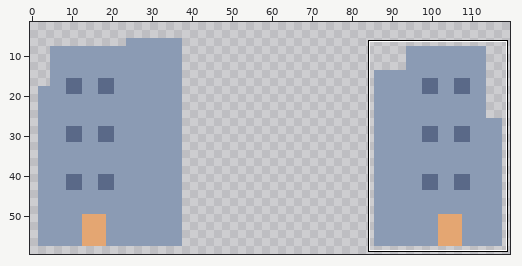
A pixel-art file gets an edit: art/map/map-region-apartment.aseprite. The picture above shows the old version from afar; the outline marks the close-up.
Close-up. Old version:
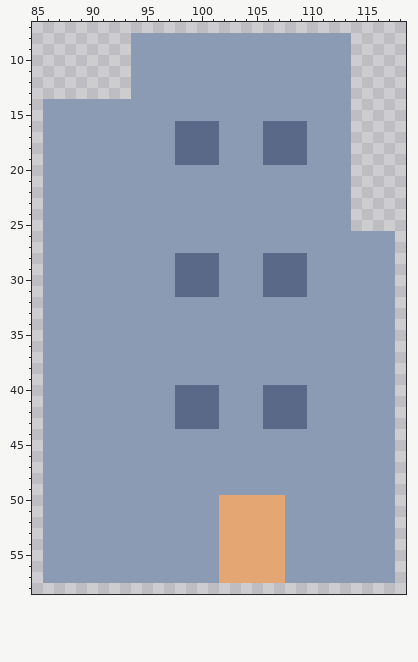
120x60 pixels, 1 frame. Shown: x 85..118, y 7..58. The wide view leaves out empty margins. The commit also changed other parts of the picture, which this record leaves out.
Now the later version:
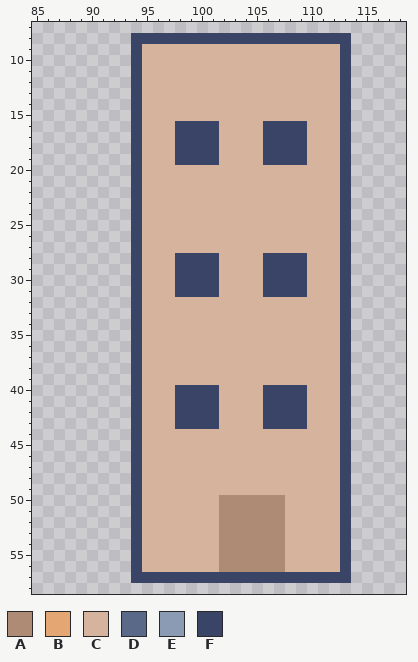
Palette (. is transparent): A #ae8b75  B #e4a672  C #d6b39d  D #5a6988  E #8b9bb4  F #3a4466
What changed:
Changed rows in their new state; - is an unchanged pixel.
first column x 86:
 8 --------FFFFFFFFFFFFFFFFFFFF----
 9 --------FCCCCCCCCCCCCCCCCCCF----
10 --------FCCCCCCCCCCCCCCCCCCF----
11 --------FCCCCCCCCCCCCCCCCCCF----
12 --------FCCCCCCCCCCCCCCCCCCF----
13 --------FCCCCCCCCCCCCCCCCCCF----
14 ........FCCCCCCCCCCCCCCCCCCF----
15 ........FCCCCCCCCCCCCCCCCCCF----
16 ........FCCCFFFFCCCCFFFFCCCF----
17 ........FCCCFFFFCCCCFFFFCCCF----
18 ........FCCCFFFFCCCCFFFFCCCF----
19 ........FCCCFFFFCCCCFFFFCCCF----
20 ........FCCCCCCCCCCCCCCCCCCF----
21 ........FCCCCCCCCCCCCCCCCCCF----
22 ........FCCCCCCCCCCCCCCCCCCF----
23 ........FCCCCCCCCCCCCCCCCCCF----
24 ........FCCCCCCCCCCCCCCCCCCF----
25 ........FCCCCCCCCCCCCCCCCCCF----
26 ........FCCCCCCCCCCCCCCCCCCF....
27 ........FCCCCCCCCCCCCCCCCCCF....
28 ........FCCCFFFFCCCCFFFFCCCF....
29 ........FCCCFFFFCCCCFFFFCCCF....
30 ........FCCCFFFFCCCCFFFFCCCF....
31 ........FCCCFFFFCCCCFFFFCCCF....
32 ........FCCCCCCCCCCCCCCCCCCF....
33 ........FCCCCCCCCCCCCCCCCCCF....
34 ........FCCCCCCCCCCCCCCCCCCF....
35 ........FCCCCCCCCCCCCCCCCCCF....
36 ........FCCCCCCCCCCCCCCCCCCF....
37 ........FCCCCCCCCCCCCCCCCCCF....
38 ........FCCCCCCCCCCCCCCCCCCF....
39 ........FCCCCCCCCCCCCCCCCCCF....
40 ........FCCCFFFFCCCCFFFFCCCF....
41 ........FCCCFFFFCCCCFFFFCCCF....
42 ........FCCCFFFFCCCCFFFFCCCF....
43 ........FCCCFFFFCCCCFFFFCCCF....
44 ........FCCCCCCCCCCCCCCCCCCF....
45 ........FCCCCCCCCCCCCCCCCCCF....
46 ........FCCCCCCCCCCCCCCCCCCF....
47 ........FCCCCCCCCCCCCCCCCCCF....
48 ........FCCCCCCCCCCCCCCCCCCF....
49 ........FCCCCCCCCCCCCCCCCCCF....
50 ........FCCCCCCCAAAAAACCCCCF....
51 ........FCCCCCCCAAAAAACCCCCF....
52 ........FCCCCCCCAAAAAACCCCCF....
53 ........FCCCCCCCAAAAAACCCCCF....
54 ........FCCCCCCCAAAAAACCCCCF....
55 ........FCCCCCCCAAAAAACCCCCF....
56 ........FCCCCCCCAAAAAACCCCCF....
57 ........FFFFFFFFFFFFFFFFFFFF....
Pixel boxes of the changes (left, top, right, bottom) in both close-ups:
changed: (43, 33, 395, 583)
